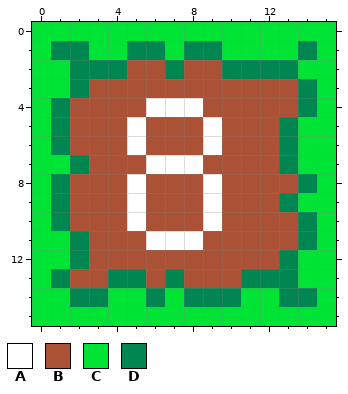
File history of a pixel-art sprite, src/images/board/Number8.png. That is the earlier state.
The file is 16x16 pixels.
Palette (. is transparent): A #ffffff  B #ab5236  C #00e436  D #008751
Pixels before, first column x 0:
 0 CCCCCCCCCCCCCCCC
 1 CDDCCDDCDDCCCCDC
 2 CCDDDBBDBBDDDDCC
 3 CCDBBBBBBBBBBBDC
 4 CDBBBBAAABBBBBDC
 5 CDBBBABBBABBBDCC
 6 CDBBBABBBABBBDCC
 7 CCDBBBAAABBBBDCC
 8 CDBBBABBBABBBBDC
 9 CDBBBABBBABBBDCC
10 CDBBBABBBABBBBDC
11 CCDBBBAAABBBBBDC
12 CCDBBBBBBBBBBDCC
13 CDBBDDBDBBBDDDCC
14 CCDDCCDCDDDCCDDC
15 CCCCCCCCCCCCCCCC
After:
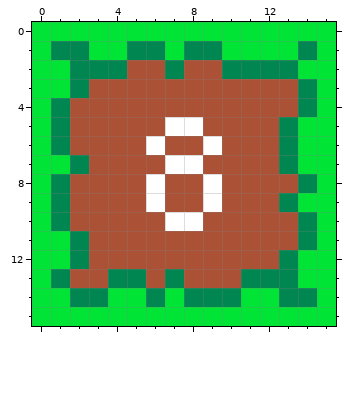
From the commit log: Updated numbers and Question Mark
From old to new:
The author changed colour B to colour A in row 5 at x 7 to 8; in row 6 at x 6; in rows 8 to 9 at x 6; in row 10 at x 7 to 8.
The author changed colour A to colour B in row 4 at x 6 to 8; in row 5 at x 5 and 9; in row 6 at x 5; in row 7 at x 6; in rows 8 to 9 at x 5; in row 10 at x 5 and 9.
The author changed colour A to colour B in row 11 at x 6 to 8.
